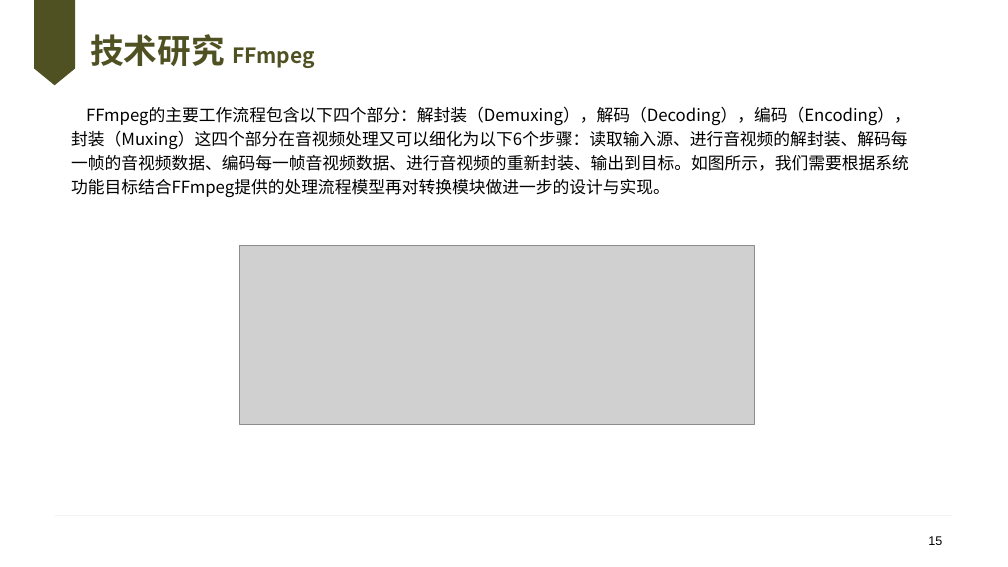
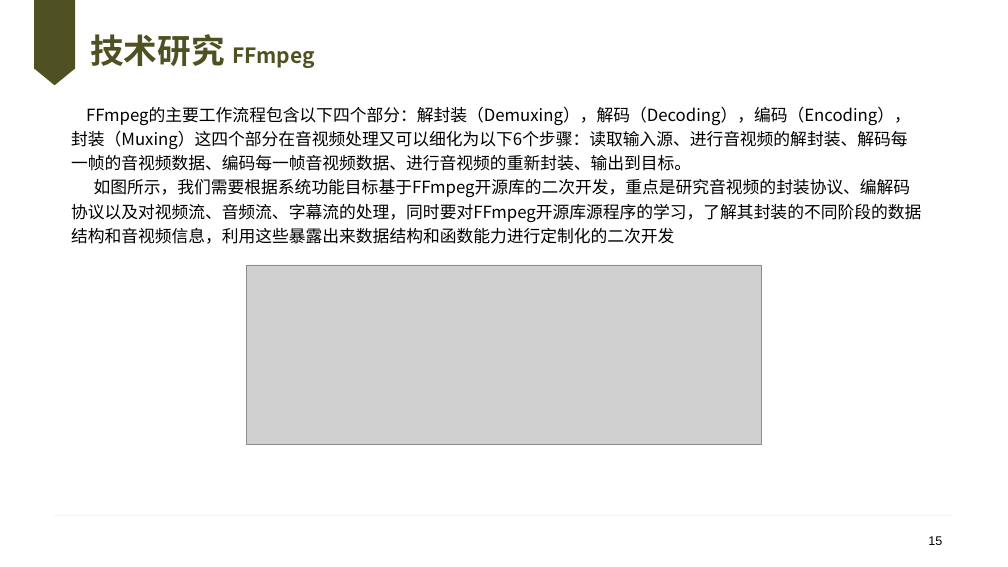
Before and after one commit to knoxnoe/GraduationProject, a slide deck: slide 15 of doc/paper/v2/缑通旺-开题.pptx. Drawn at 1008x567 pixels with LibreOffice and Linux fonts; fonts in the diff are those of the drawing; grey boxes stand for pictures; background and template pictures are left out. Boxes give left, top, right and bottom in pixels: in the first picture for what was removed or moved away, otherwise in the second. Text is boxed around its words. In the diff, an @@ line names an element or a change of style, - is before the commit and + after.

```diff
--- a/doc/paper/v2/缑通旺-开题.pptx
+++ b/doc/paper/v2/缑通旺-开题.pptx
@@ text at box(71, 106, 921, 244): text changed @@
-FFmpeg的主要工作流程包含以下四个部分：解封装（Demuxing），解码（Decoding），编码（Encoding），封装（Muxing）这四个部分在音视频处理又可以细化为以下6个步骤：读取输入源、进行音视频的解封装、解码每一帧的音视频数据、编码每一帧音视频数据、进行音视频的重新封装、输出到目标。如图所示，我们需要根据系统功能目标结合FFmpeg提供的处理流程模型再对转换模块做进一步的设计与实现。
+FFmpeg的主要工作流程包含以下四个部分：解封装（Demuxing），解码（Decoding），编码（Encoding），封装（Muxing）这四个部分在音视频处理又可以细化为以下6个步骤：读取输入源、进行音视频的解封装、解码每一帧的音视频数据、编码每一帧音视频数据、进行音视频的重新封装、输出到目标。
+如图所示，我们需要根据系统功能目标基于FFmpeg开源库的二次开发，重点是研究音视频的封装协议、编解码协议以及对视频流、音频流、字幕流的处理，同时要对FFmpeg开源库源程序的学习，了解其封装的不同阶段的数据结构和音视频信息，利用这些暴露出来数据结构和函数能力进行定制化的二次开发
@@ picture: place and size @@
-picture at box(240, 246, 755, 425)
+picture at box(247, 265, 761, 444)
```
Also in this commit, not shown: 11 other slides changed, 10 other files.
